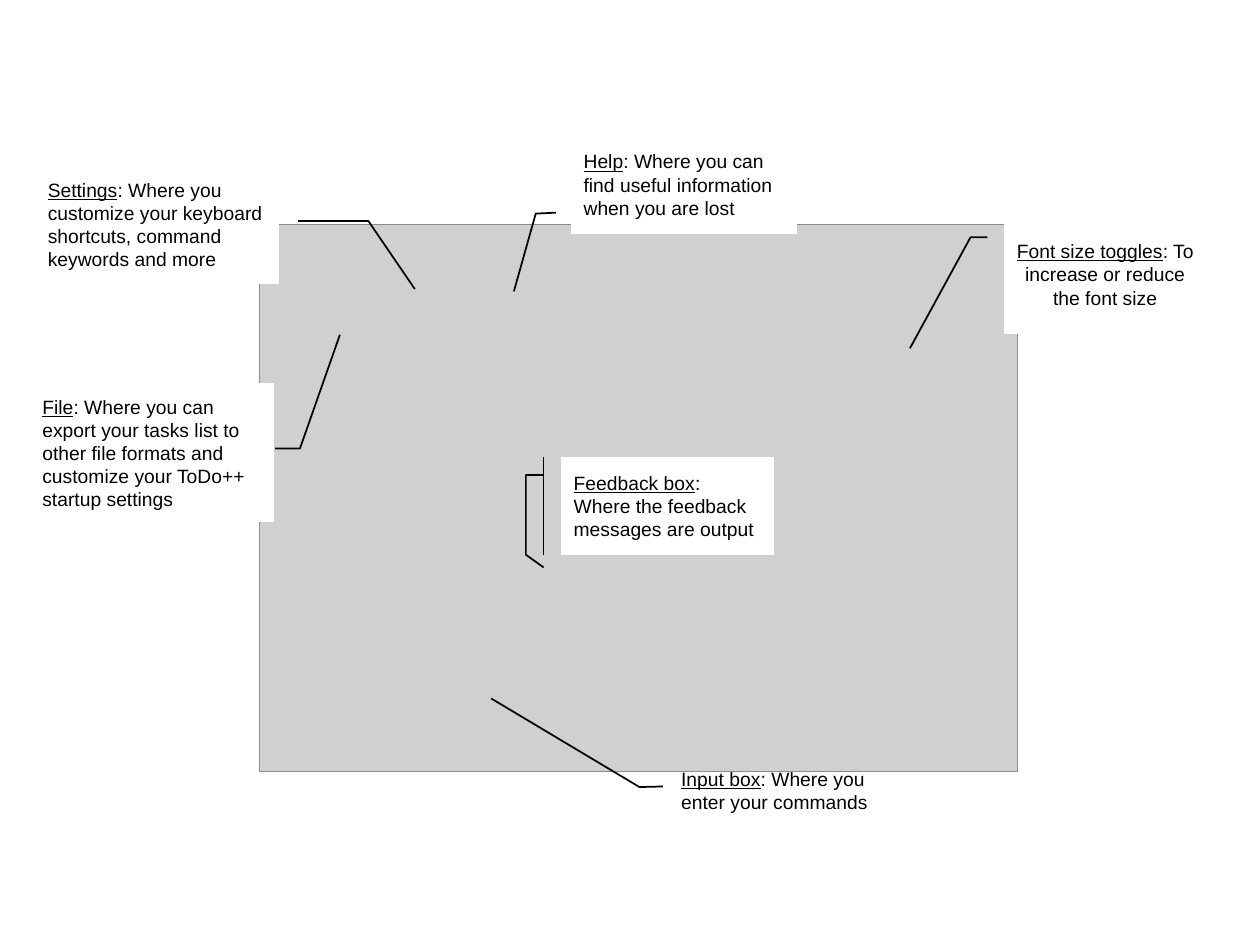
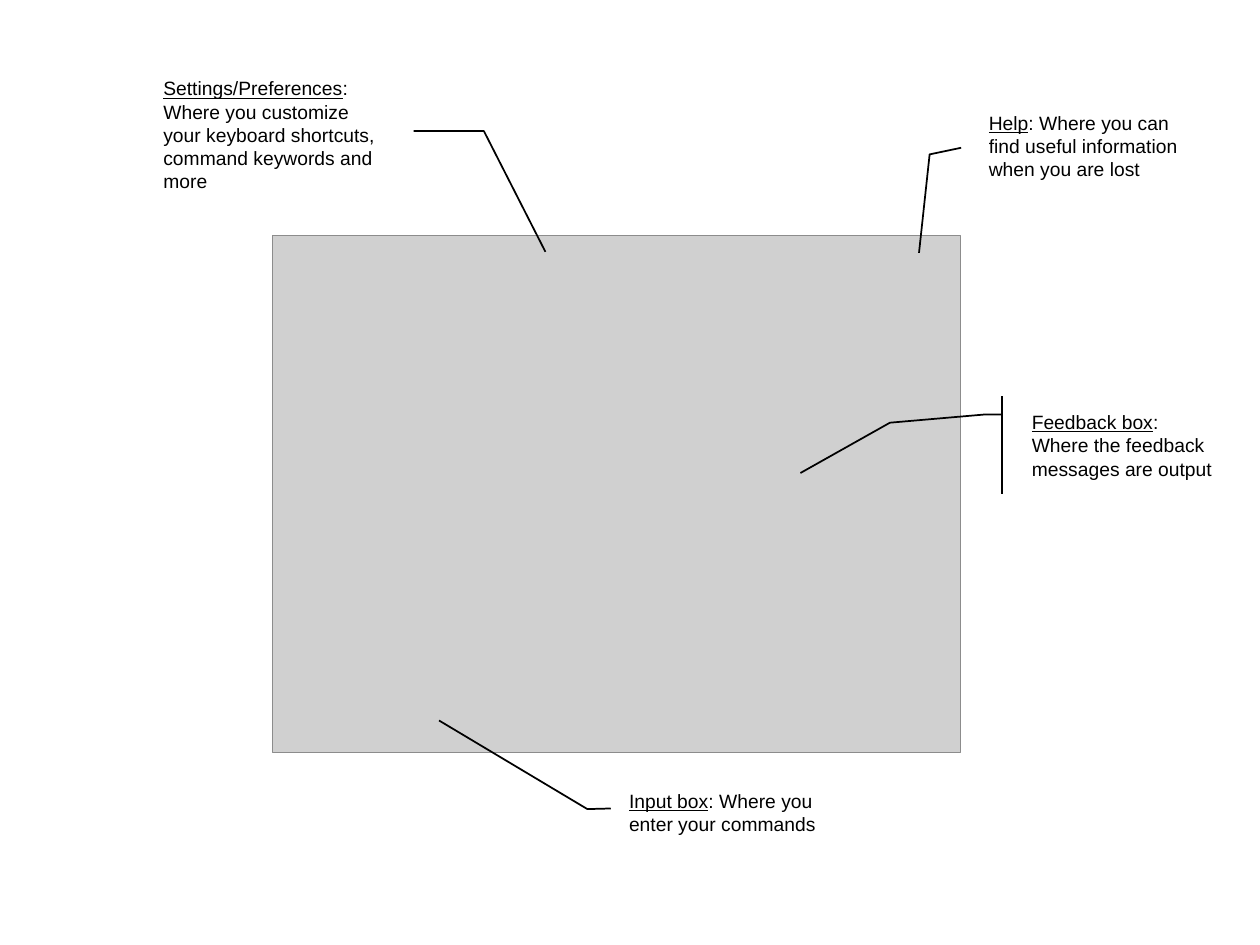
Before and after one commit to ChewingPencilLines/cs2103aug12-t15-1s, a slide deck: slide 1 of doc/diagrams/diagrams.pptx. Drawn at 1260x945 pixels with LibreOffice and Linux fonts; fonts in the diff are those of the drawing; grey boxes stand for pictures. Boxes give left, top, right and bottom in pixels: in the first picture for what was removed or moved away, otherwise in the second. Text is boxed around its words. In the diff, an @@ line names an element or a change of style, - is before the commit and + after.

```diff
--- a/doc/diagrams/diagrams.pptx
+++ b/doc/diagrams/diagrams.pptx
@@ callout "Settings/Preferences: Where you customize your ...": place and size @@
-callout "Settings/Preferences: Where you customize your ..." at (35,165,278,284)
+callout "Settings/Preferences: Where you customize your ..." at (151,76,394,194)
@@ text in callout at (163,81,375,189): text changed @@
-Settings: Where you customize your keyboard shortcuts, command keywords and more
+Settings/Preferences: Where you customize your keyboard shortcuts, command keywords and more
@@ proportions changed in 3 elements at (151,76,394,194), (1019,396,1232,494), (976,96,1202,195) @@
@@ callout "Help: Where you can find ...": place and size @@
-callout "Help: Where you can find ..." at (571,135,796,234)
+callout "Help: Where you can find ..." at (976,96,1202,195)
@@ picture: place and size @@
-picture at (260,224,1018,771)
+picture at (273,236,961,752)
@@ callout removed at (1004,215,1206,334) @@
-Font size toggles: To increase or reduce the font size
@@ callout removed at (30,383,273,522) @@
-File: Where you can export your tasks list to other file formats and customize your ToDo++ startup settings
@@ accent callout "Feedback box: Where the feedback ...": place and size @@
-accent callout "Feedback box: Where the feedback ..." at (561,456,774,554)
+accent callout "Feedback box: Where the feedback ..." at (1019,396,1232,494)
@@ callout "Input box: Where you enter ...": place and size @@
-callout "Input box: Where you enter ..." at (669,752,912,830)
+callout "Input box: Where you enter ..." at (616,774,859,852)
```
Also in this commit, not shown: 3 other files.
